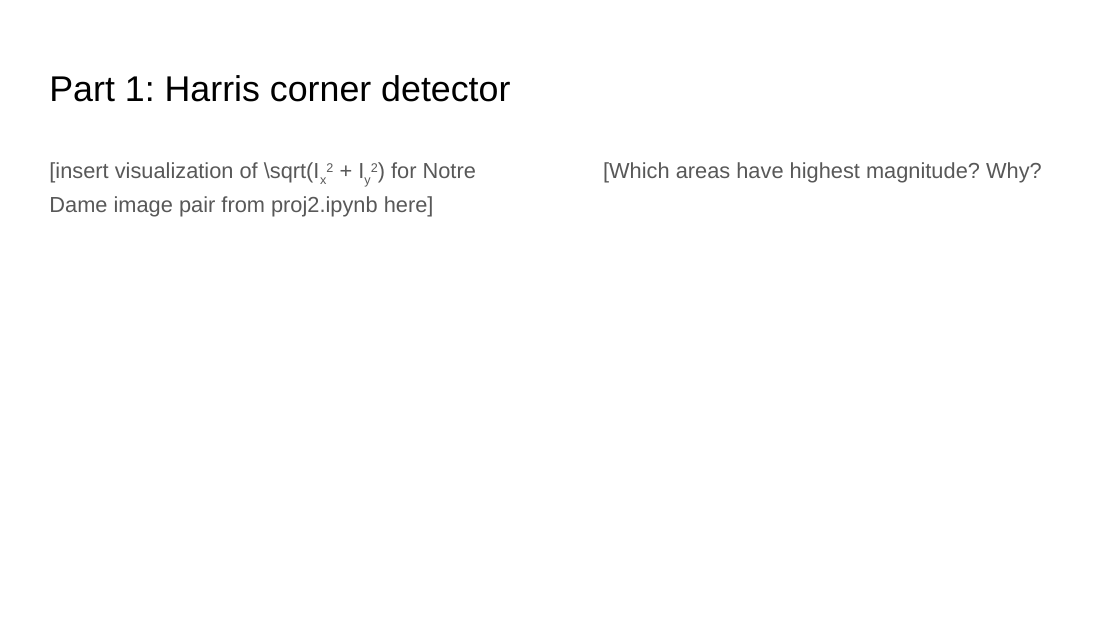
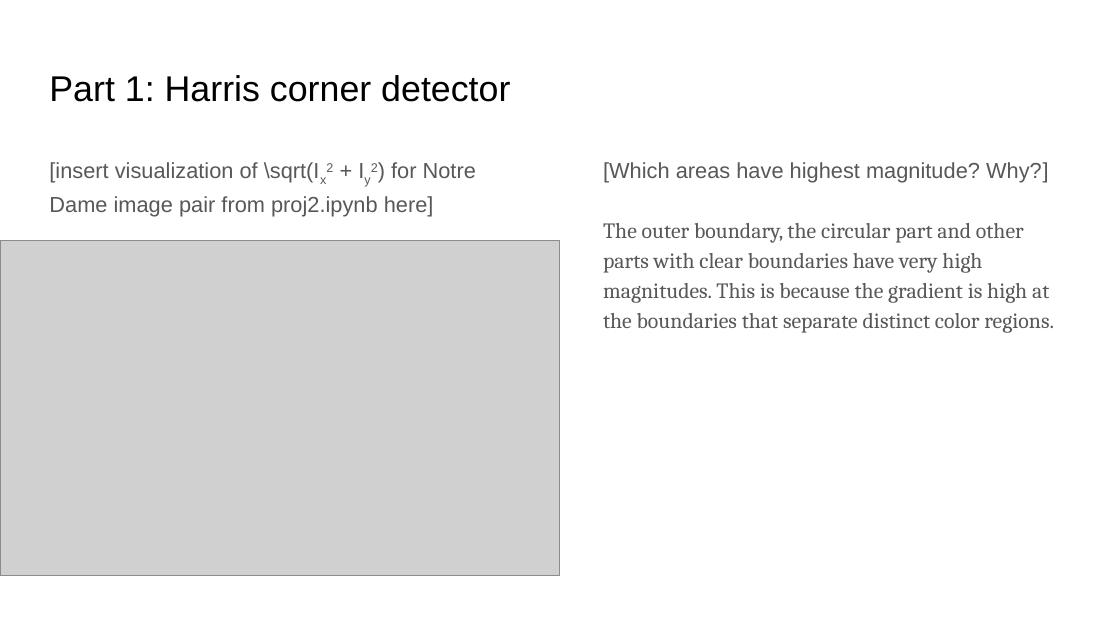
Before and after one commit to ShuvoNewaz/CS-6476-Projects-Fall2022, a slide deck: slide 2 of docs/proj2_report.pptx. Drawn at 1120x630 pixels with LibreOffice and Linux fonts; fonts in the diff are those of the drawing; grey boxes stand for pictures. Boxes give left, top, right and bottom in pixels: in the first picture for what was removed or moved away, otherwise in the second. Text is boxed around its words. In the diff, an @@ line names an element or a change of style, - is before the commit and + after.

```diff
--- a/docs/proj2_report.pptx
+++ b/docs/proj2_report.pptx
@@ text at (603, 162, 1054, 333): text changed; font Arial to Cambria @@
-[Which areas have highest magnitude? Why?
+[Which areas have highest magnitude? Why?]
+The outer boundary, the circular part and other parts with clear boundaries have very high magnitudes. This is because the gradient is high at the boundaries that separate distinct color regions.
@@ picture added at (0, 241, 560, 576) @@
```
Also in this commit, not shown: 18 other slides changed, 1 slide added, 1 slide removed, 1 other file.
